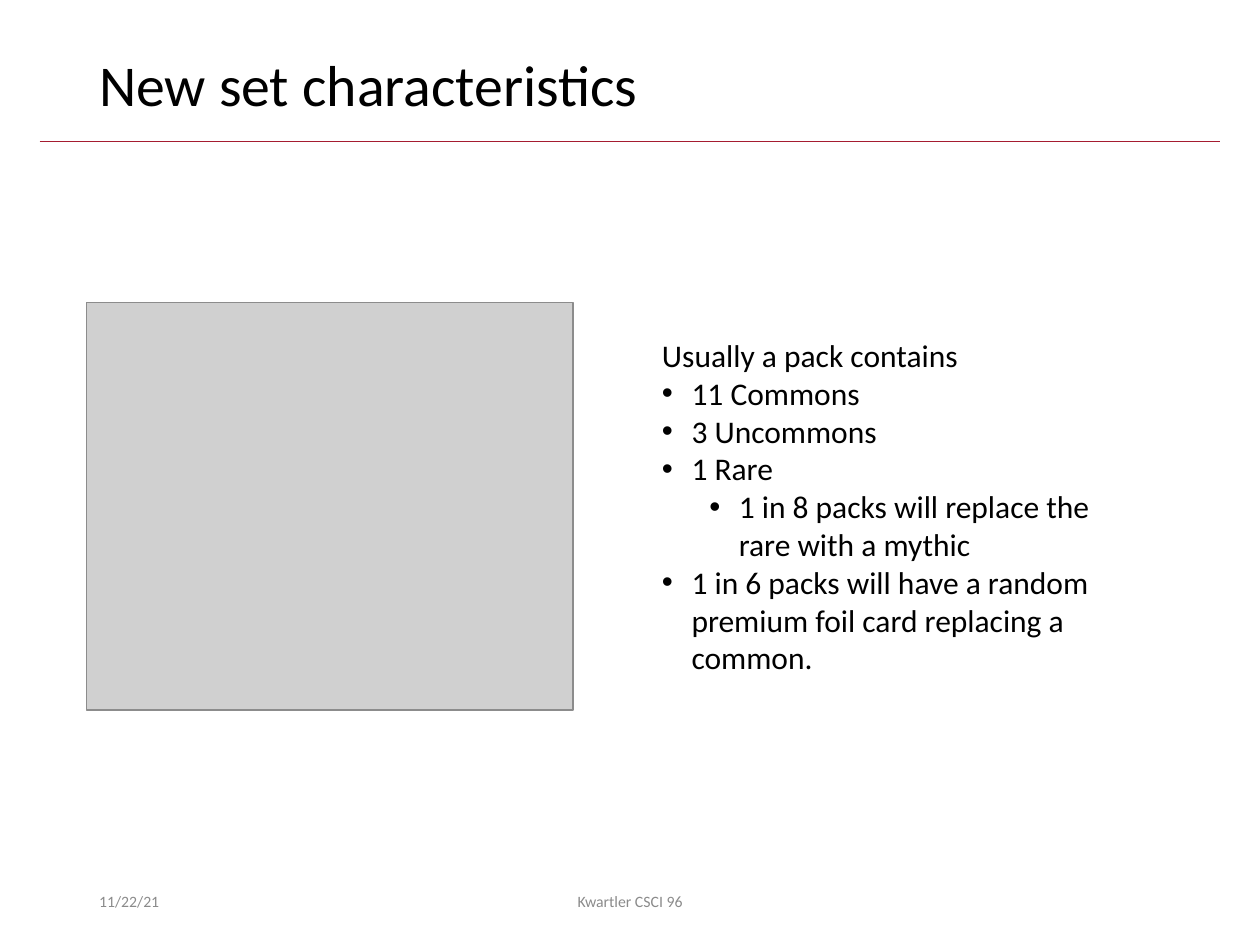
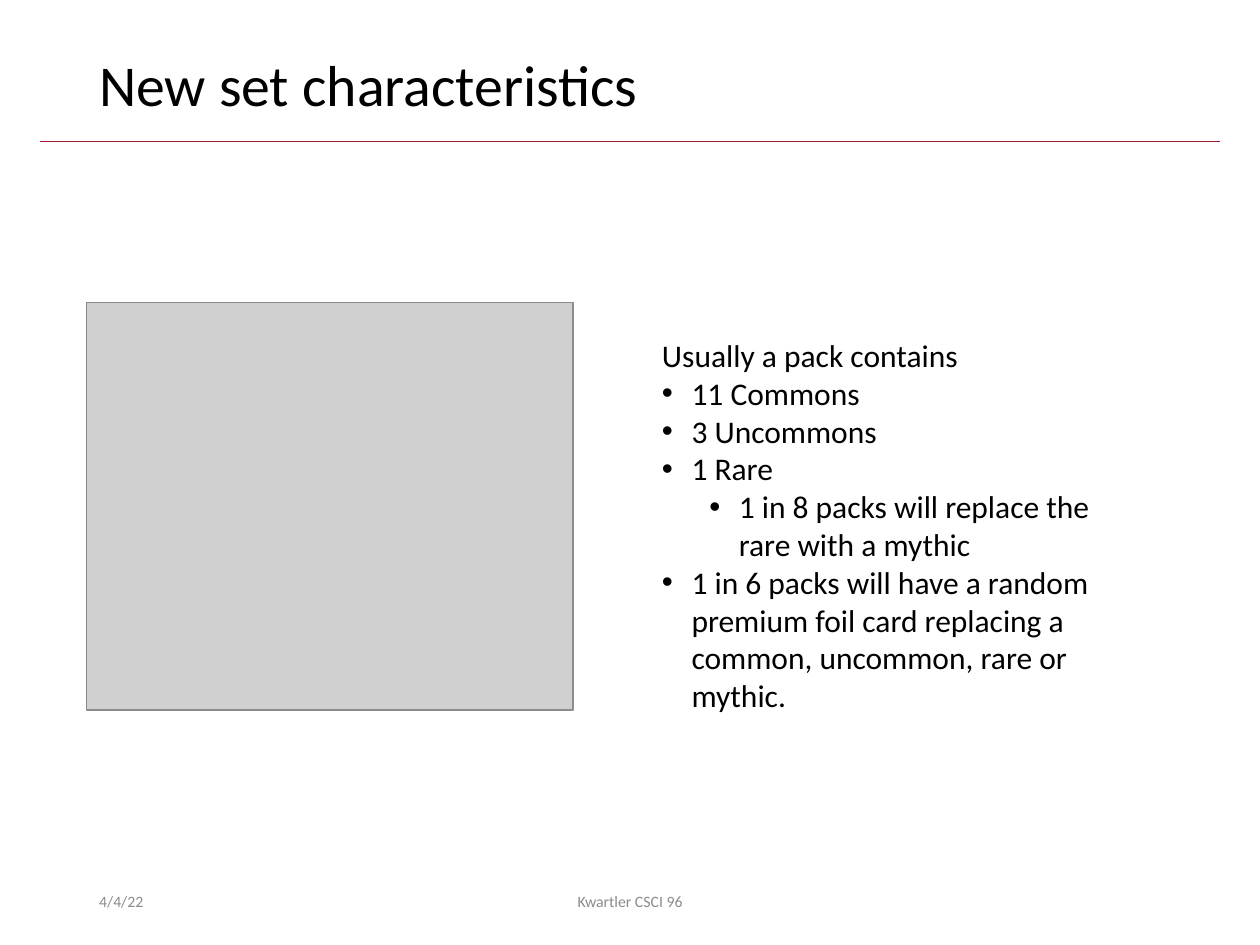
Before and after one commit to kwartler/Harvard_DataMining_Business_Student, a slide deck: slide 24 of Lessons/I_ConsumerCredit_NonTraditionalInvesting/ConsumerCredit_NonTraditionalMkts.pptx. Drawn at 1260x945 pixels with LibreOffice and Linux fonts; fonts in the diff are those of the drawing; grey boxes stand for pictures; background and template pictures are left out. Boxes give left, top, right and bottom in pixels: in the first picture for what was removed or moved away, otherwise in the second. Text is boxed around its words. In the diff, an @@ line names an element or a change of style, - is before the commit and + after.

```diff
--- a/Lessons/I_ConsumerCredit_NonTraditionalInvesting/ConsumerCredit_NonTraditionalMkts.pptx
+++ b/Lessons/I_ConsumerCredit_NonTraditionalInvesting/ConsumerCredit_NonTraditionalMkts.pptx
@@ text at (692, 572, 1088, 712): text changed @@
-• 1 in 6 packs will have a random premium foil card replacing a common.
+• 1 in 6 packs will have a random premium foil card replacing a common, uncommon, rare or mythic.
@@ text at (99, 896, 143, 908): text changed @@
-11/22/21
+4/4/22
```
Also in this commit, not shown: 27 other slides changed, 6 other files.
